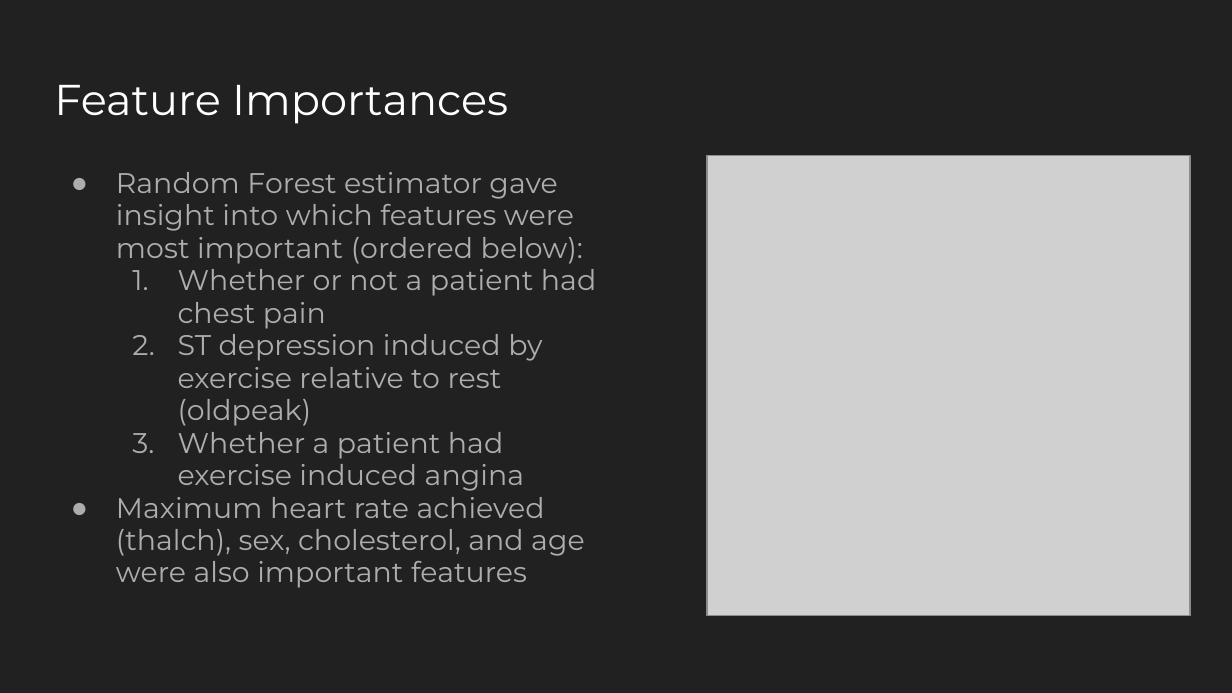
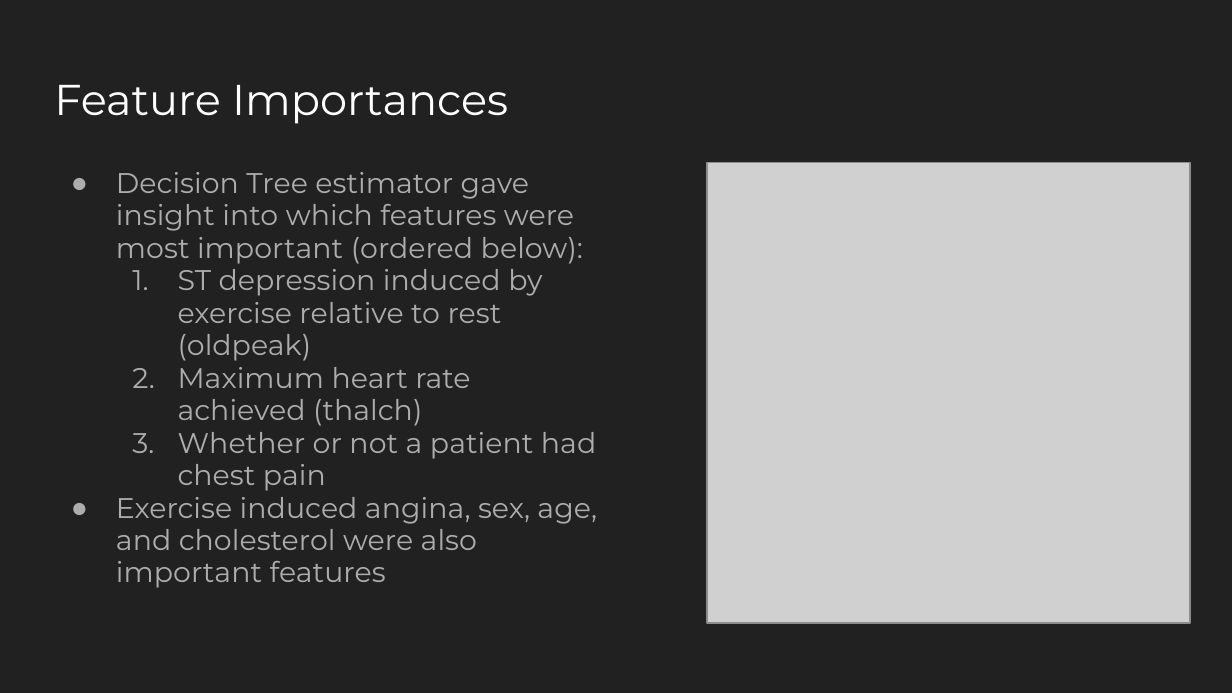
Before and after one commit to nick-mcccormack/Springboard, a slide deck: slide 12 of springboard_capstone_2/reports/Capstone_Two_Final_Slides_NGM .pptx. Drawn at 1232x693 pixels with LibreOffice and Linux fonts; fonts in the diff are those of the drawing; grey boxes stand for pictures. Boxes give left, top, right and bottom in pixels: in the first picture for what was removed or moved away, otherwise in the second. Text is boxed around its words. In the diff, an @@ line names an element or a change of style, - is before the commit and + after.

Commit message:
Commit of changes to final presentation

```diff
--- a/springboard_capstone_2/reports/Capstone_Two_Final_Slides_NGM .pptx
+++ b/springboard_capstone_2/reports/Capstone_Two_Final_Slides_NGM .pptx
@@ text at [116, 172, 583, 426]: text changed @@
-● Random Forest estimator gave insight into which features were most important (ordered below):
+● Decision Tree estimator gave insight into which features were most important (ordered below):
+1. ST depression induced by exercise relative to rest (oldpeak)
+2. Maximum heart rate achieved (thalch)
@@ picture: place and size @@
-picture at [707, 155, 1190, 616]
+picture at [707, 163, 1190, 623]
@@ text at [116, 489, 597, 588]: text changed @@
-2. ST depression induced by exercise relative to rest (oldpeak)
-3. Whether a patient had exercise induced angina
-● Maximum heart rate achieved (thalch), sex, cholesterol, and age were also important features
+● Exercise induced angina, sex, age, and cholesterol were also important features
```
Also in this commit, not shown: 4 other slides changed, 6 other files.
